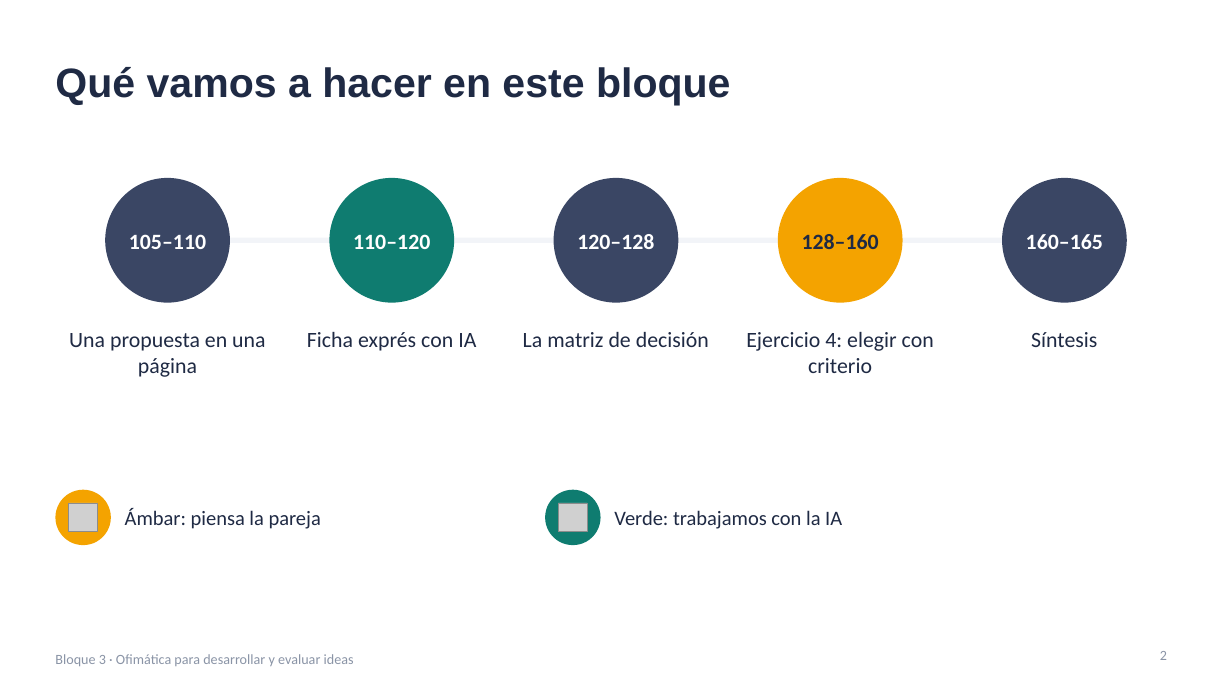
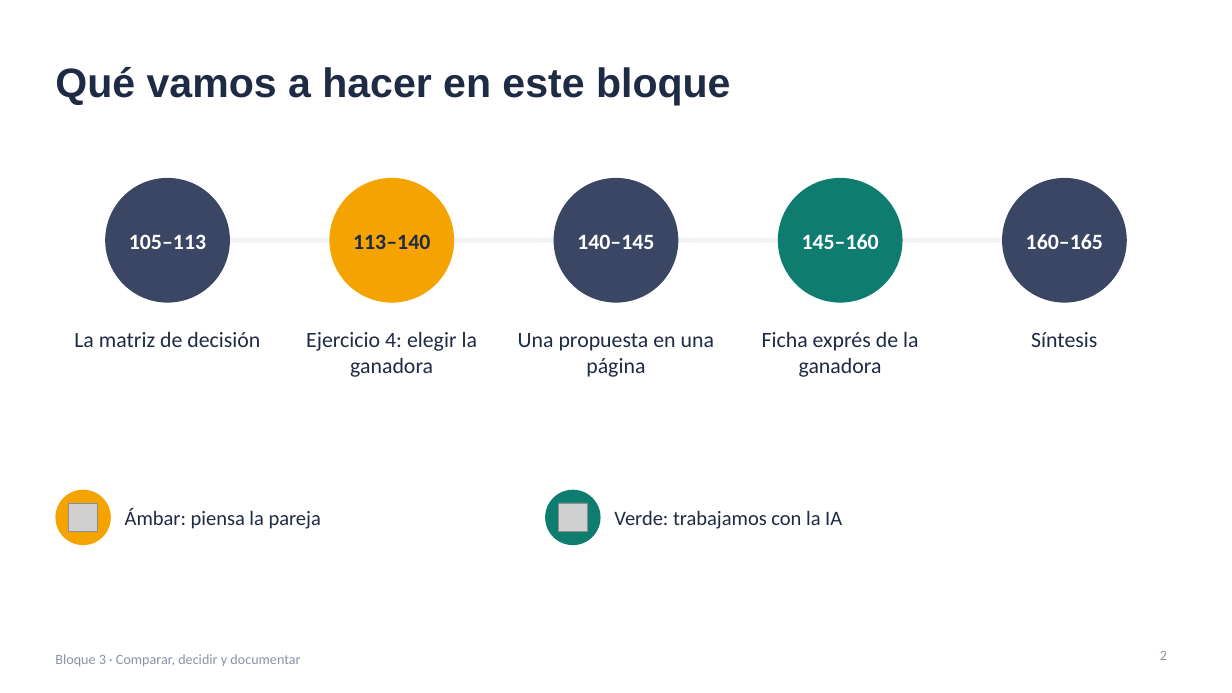
Before and after one commit to jjnieto/creatividad-ofimatica-ia, a slide deck: slide 2 of diapositivas/bloque3.pptx. Drawn at 1232x693 pixels with LibreOffice and Linux fonts; fonts in the diff are those of the drawing; grey boxes stand for pictures. Boxes give left, top, right and bottom in pixels: in the first picture for what was removed or moved away, otherwise in the second. Text is boxed around its words. In the diff, an @@ line names an element or a change of style, - is before the commit and + after.

```diff
--- a/diapositivas/bloque3.pptx
+++ b/diapositivas/bloque3.pptx
@@ ellipse at bbox=[329, 178, 454, 303]: fill #0F7C70 to #F4A300 @@
@@ ellipse at bbox=[778, 178, 903, 303]: fill #F4A300 to #0F7C70 @@
@@ text at bbox=[129, 234, 206, 249]: text changed @@
-105–110
+105–113
@@ text at bbox=[353, 234, 430, 249]: text changed; text colour #FFFFFF to #1F2A44 @@
-110–120
+113–140
@@ text at bbox=[577, 234, 654, 249]: text changed @@
-120–128
+140–145
@@ text at bbox=[802, 234, 879, 249]: text changed; text colour #1F2A44 to #FFFFFF @@
-128–160
+145–160
@@ text at bbox=[74, 332, 260, 347]: text changed @@
-Una propuesta en una página
+La matriz de decisión
@@ text at bbox=[306, 332, 477, 377]: text changed @@
-Ficha exprés con IA
+Ejercicio 4: elegir la ganadora
@@ text at bbox=[518, 333, 714, 377]: text changed @@
-La matriz de decisión
+Una propuesta en una página
@@ text at bbox=[762, 332, 918, 377]: text changed @@
-Ejercicio 4: elegir con criterio
+Ficha exprés de la ganadora
@@ text at bbox=[55, 654, 300, 666]: text changed @@
-Bloque 3 · Ofimática para desarrollar y evaluar ideas
+Bloque 3 · Comparar, decidir y documentar
```
Also in this commit, not shown: 14 other slides changed, 1 slide added, 1 other file.
